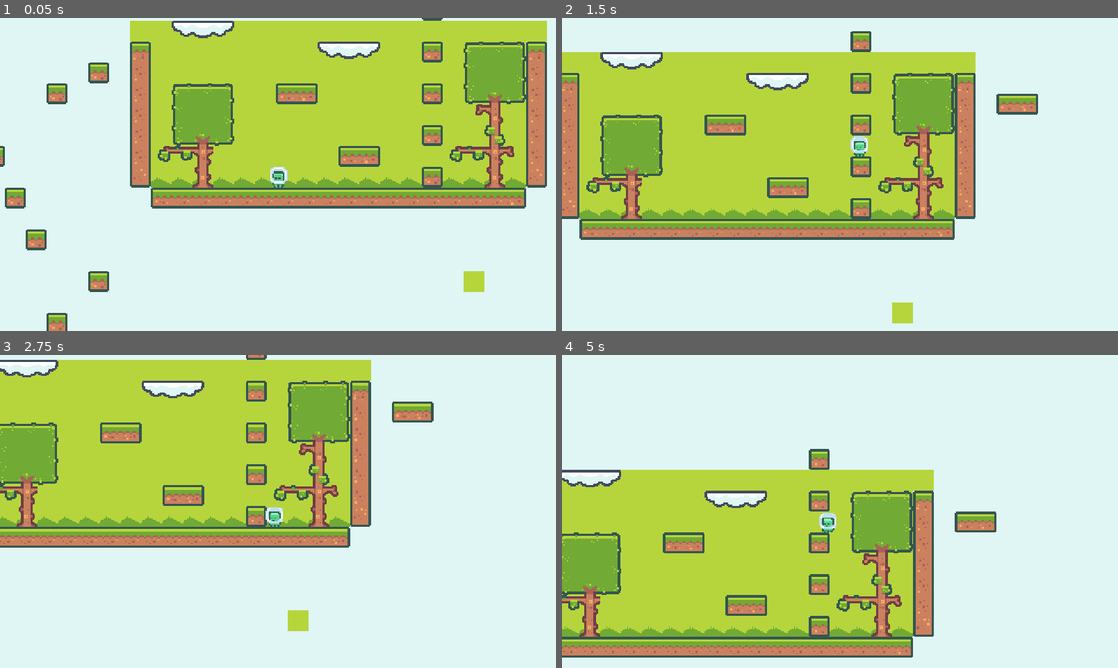
Above: before the commit, frames 1-4 (two rows, left to right).
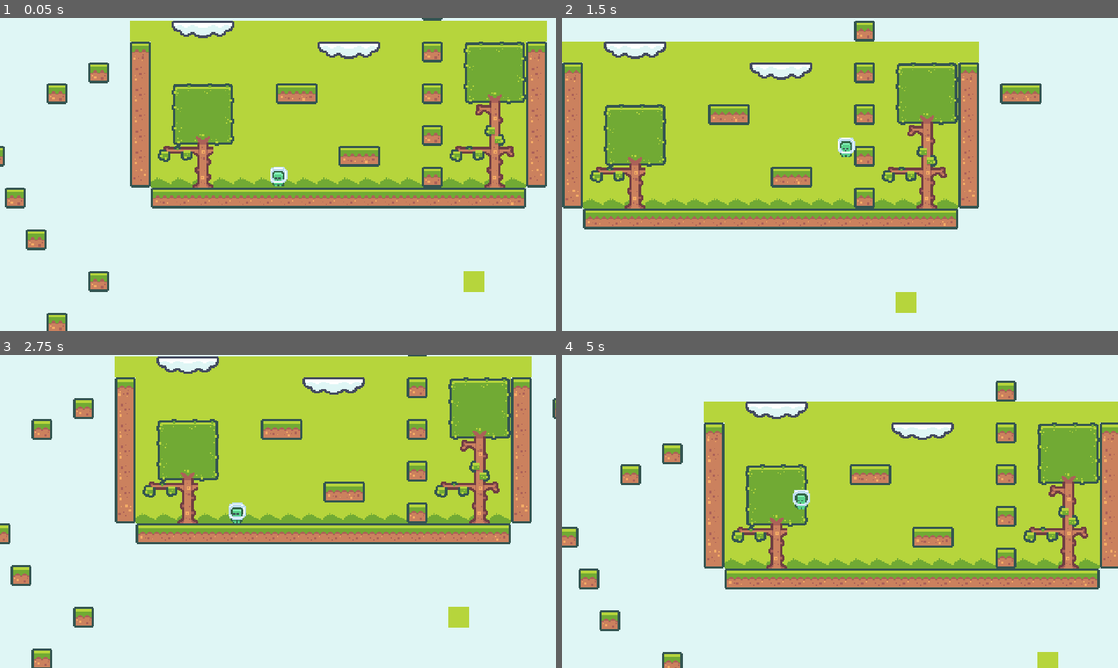
Above: after the commit, the same moments.

Repository: kittanu-t/ProjectGame2D
Game: Godot game, scene res://Scenes/Main/main.tscn
The game is run twice, just before and just after one commit, with the same random seed, the same clock (stepped at 60 frames per second) and the same inputs.
Inputs:
- Up to frame 1 (0.05 s): no input
- Up to frame 2 (1.5 s): hold W (Jump) 0.53-1.28 s; hold D (Move_Right) from 0.53 s (still down); tap W (Jump) at 1.35 s
- Up to frame 3 (2.75 s): tap W (Jump) at 1.52, 1.82 s; release D (Move_Right) at 2.03 s; hold A (Move_Left) from 2.03 s (still down); hold W (Jump) from 2.03 s (still down)
- Up to frame 4 (5 s): release A (Move_Left) at 2.78 s; release W (Jump) at 2.78 s; hold D (Move_Right) 2.78-4.28 s; tap W (Jump) at 2.85, 3.02, 3.32, 4.35, 4.52, 4.82 s; hold W (Jump) 3.53-4.28 s; hold A (Move_Left) from 4.28 s (still down)

The runs differ from the first frame. In frame 1, less than 0.1% of the frame differs, in the area x 48-52%, y 48-55%; in frame 2, 21%; in frame 3, 46%; in frame 4, 64%, in the area x 0-100%, y 8-100%.

Commit message:
version 0.2
Improve Charge Mechanic and Physics

Diff:
--- a/Scenes/Player/player.gd
+++ b/Scenes/Player/player.gd
@@ -1,46 +1,61 @@
 extends CharacterBody2D
 
-# ---- Config ----
-const GRAVITY = 1200
-const MOVE_SPEED = 200
-const JUMP_VELOCITY_MIN = -300   # กระโดดเบาสุด
-const JUMP_VELOCITY_MAX = -600   # กระโดดแรงสุด
-const MAX_CHARGE_TIME = 1.0      # วินาที
+# --- Exported tunable variables ---
+@export var MOVE_SPEED: float = 200.0
+@export var GRAVITY: float = 900.0
+@export var CHARGE_RATE: float = 400.0
+@export var MAX_JUMP_FORCE: float = 900.0
+@export var MIN_JUMP_FORCE: float = 300.0
+@export var AIR_CONTROL_FACTOR: float = 0.3
 
-# ---- State ----
-var jump_charge := 0.0
-var is_charging := false
+# --- Internal state ---
+enum PlayerState { IDLE, MOVING, CHARGING, JUMPING }
+var state: PlayerState = PlayerState.IDLE
+var jump_charge: float = 0.0
 
-func _physics_process(delta):
-	# แรงโน้มถ่วง
+func _physics_process(delta: float) -> void:
+	# --- Apply gravity always ---
 	if not is_on_floor():
 		velocity.y += GRAVITY * delta
 
-	# การเคลื่อนที่ซ้ายขวา
-	var input_dir = Input.get_axis("Move_Left", "Move_Right")
-	velocity.x = input_dir * MOVE_SPEED
+	match state:
+		PlayerState.IDLE, PlayerState.MOVING:
+			handle_movement(delta)
 
-	# กดปุ่ม jump (เริ่มชาร์จ)
-	if Input.is_action_just_pressed("Jump") and is_on_floor():
-		is_charging = true
-		jump_charge = 0.0
-		print("⚡ Start charging jump")
+			# Start charging jump
+			if Input.is_action_just_pressed("Jump") and is_on_floor():
+				state = PlayerState.CHARGING
+				jump_charge = 0.0
 
-	# ค้างปุ่ม jump (เก็บ charge)
-	if is_charging and Input.is_action_pressed("Jump"):
-		jump_charge = clamp(jump_charge + delta / MAX_CHARGE_TIME, 0.0, 1.0)
-		print("⏳ Charging... ", jump_charge)
+		PlayerState.CHARGING:
+			# Keep charging while button held
+			if Input.is_action_pressed("Jump"):
+				jump_charge += CHARGE_RATE * delta
+				jump_charge = min(jump_charge, MAX_JUMP_FORCE)
+			else:
+				# Release jump -> apply force
+				if is_on_floor():
+					velocity.y = -max(jump_charge, MIN_JUMP_FORCE)
+					state = PlayerState.JUMPING
+				jump_charge = 0.0
 
-	# ปล่อยปุ่ม jump (กระโดด)
-	if is_charging and Input.is_action_just_released("Jump"):
-		do_charged_jump()
-		is_charging = false
-		jump_charge = 0.0
+		PlayerState.JUMPING:
+			handle_air_control(delta)
+			if is_on_floor():
+				state = PlayerState.IDLE
 
 	move_and_slide()
 
-func do_charged_jump():
-	# Interpolate ระหว่าง MIN และ MAX ตาม charge
-	var jump_velocity = lerp(JUMP_VELOCITY_MIN, JUMP_VELOCITY_MAX, jump_charge)
-	velocity.y = jump_velocity
-	print("🚀 Jump! charge=", jump_charge, " | velocity.y=", velocity.y)
+
+func handle_movement(delta: float) -> void:
+	var input_dir = Input.get_axis("Move_Left", "Move_Right")
+	velocity.x = input_dir * MOVE_SPEED
+	if abs(input_dir) > 0:
+		state = PlayerState.MOVING
+	else:
+		state = PlayerState.IDLE
+
+
+func handle_air_control(delta: float) -> void:
+	var input_dir = Input.get_axis("Move_Left", "Move_Right")
+	velocity.x = lerp(velocity.x, input_dir * MOVE_SPEED, AIR_CONTROL_FACTOR * delta)
